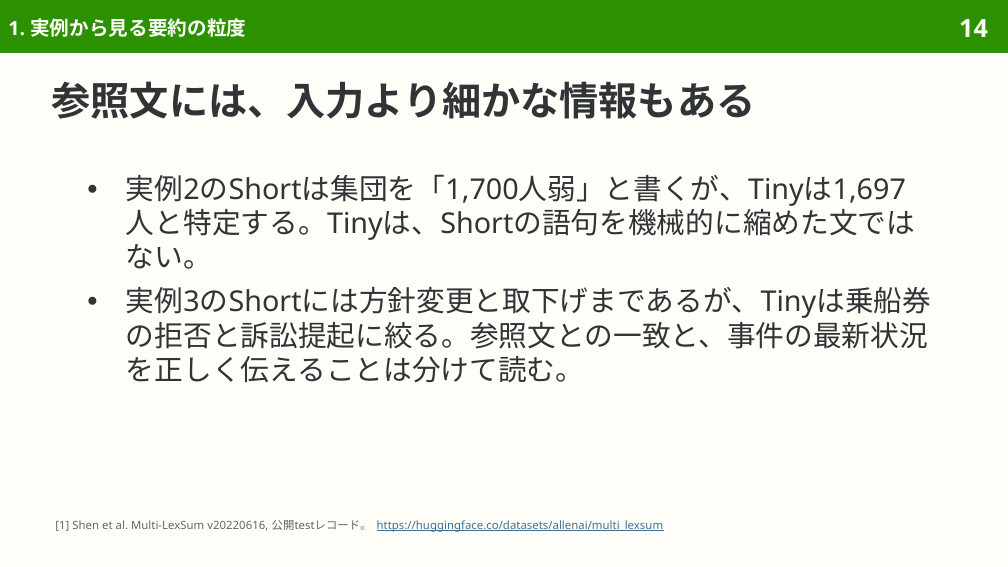
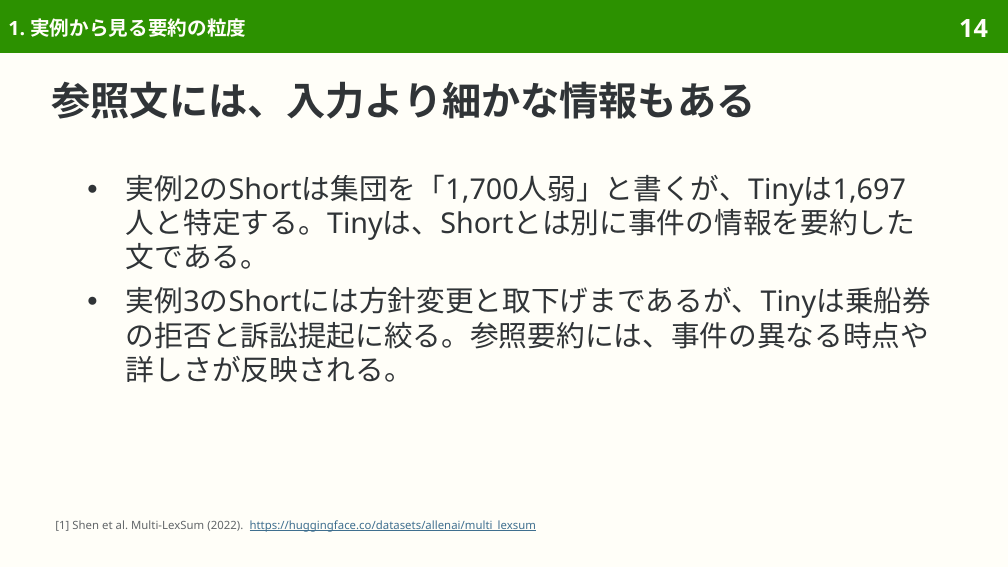
Before and after one commit to sasakiy84/datasets-in-10-minutes, a slide deck: slide 14 of slides/datasets-in-10-minutes-multilexsum.pptx. Drawn at 1008x567 pixels with LibreOffice and Linux fonts; fonts in the diff are those of the drawing. Boxes give left, top, right and bottom in pixels: in the first picture for what was removed or moved away, otherwise in the second. Text is boxed around its words. In the diff, an @@ line names an element or a change of style, - is before the commit and + after.

Commit message:
Center Multi-LexSum on expert civil-rights lawsuit summaries

```diff
--- a/slides/datasets-in-10-minutes-multilexsum.pptx
+++ b/slides/datasets-in-10-minutes-multilexsum.pptx
@@ text at <box>126,174,931,383</box>: text changed @@
-● 実例2のShortは集団を「1,700人弱」と書くが、Tinyは1,697人と特定する。Tinyは、Shortの語句を機械的に縮めた文ではない。
-● 実例3のShortには方針変更と取下げまであるが、Tinyは乗船券の拒否と訴訟提起に絞る。参照文との一致と、事件の最新状況を正しく伝えることは分けて読む。
+● 実例2のShortは集団を「1,700人弱」と書くが、Tinyは1,697人と特定する。Tinyは、Shortとは別に事件の情報を要約した文である。
+● 実例3のShortには方針変更と取下げまであるが、Tinyは乗船券の拒否と訴訟提起に絞る。参照要約には、事件の異なる時点や詳しさが反映される。
@@ text at <box>55,520,536,532</box>: text changed @@
-[1] Shen et al. Multi-LexSum v20220616, 公開testレコード。 https://huggingface.co/datasets/allenai/multi_lexsum
+[1] Shen et al. Multi-LexSum (2022). https://huggingface.co/datasets/allenai/multi_lexsum
```
Also in this commit, not shown: 44 other slides changed, 6 slides removed, 38 other files.
